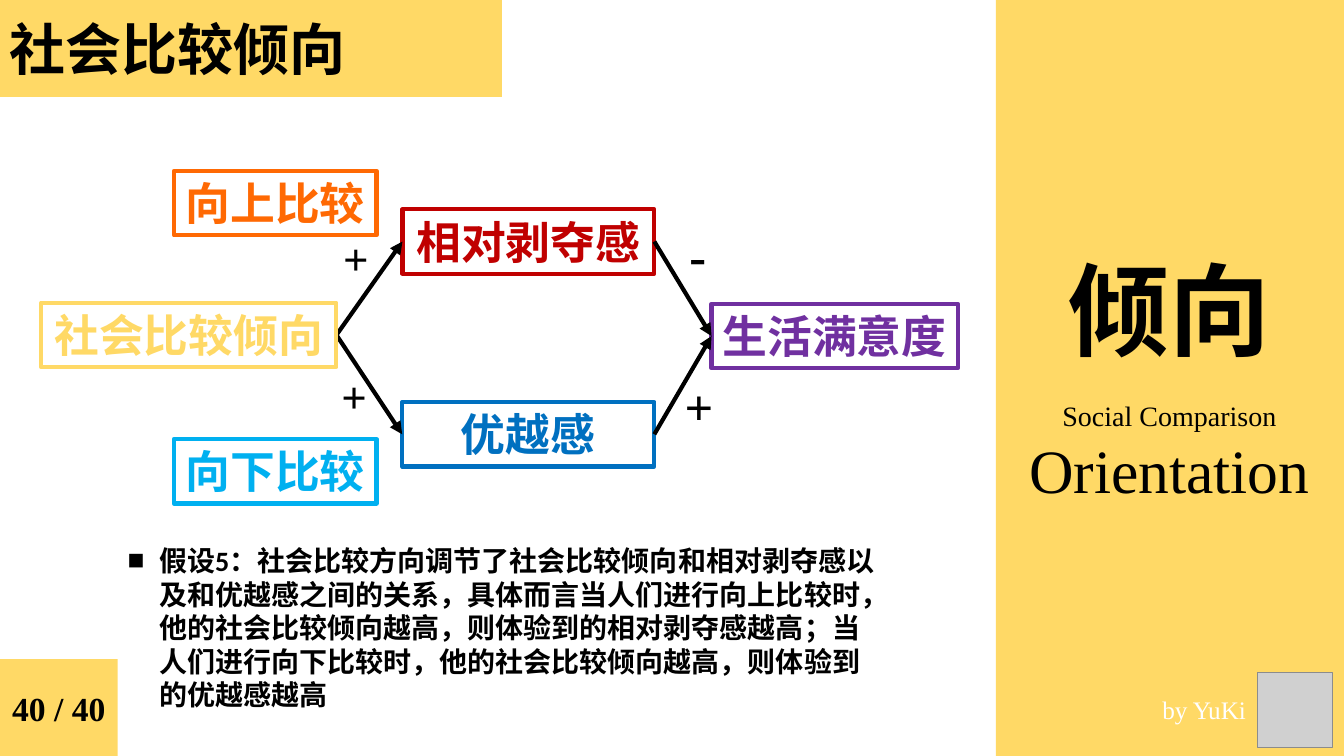
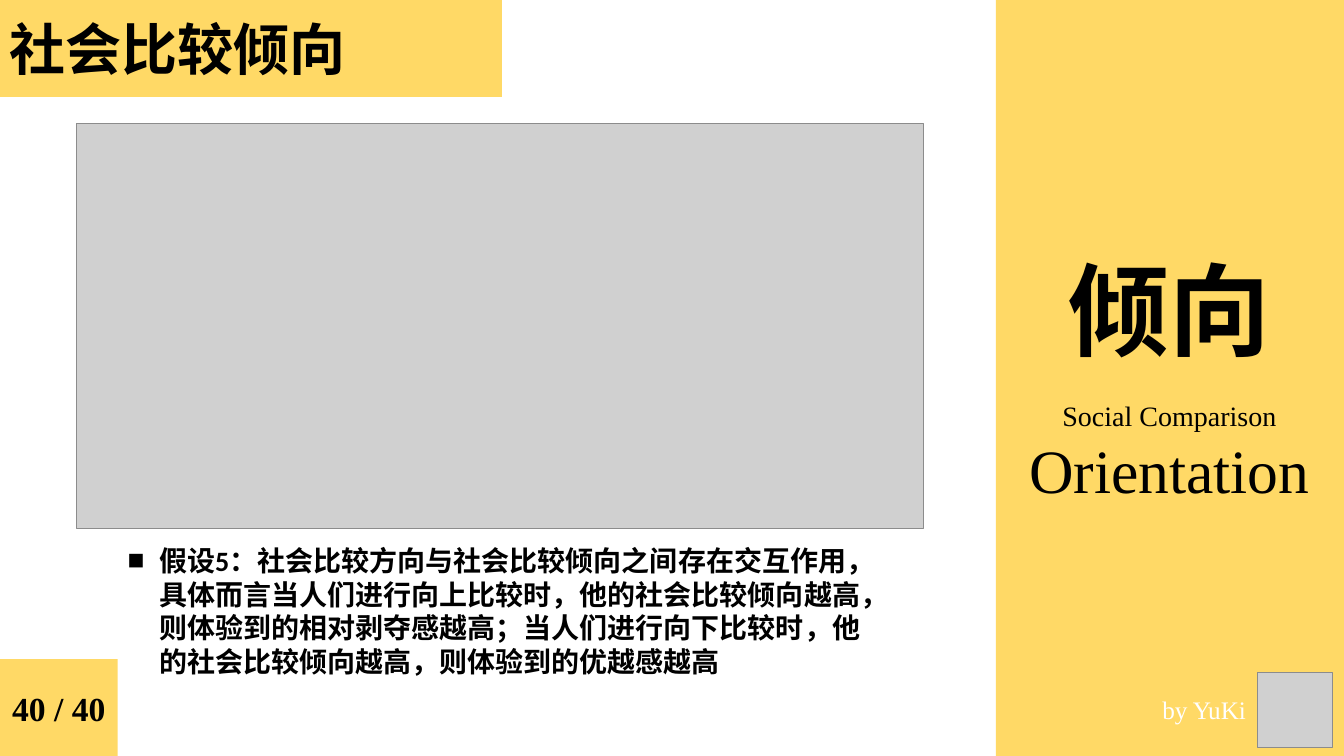
Before and after one commit to sinnyuki/SCO, a slide deck: slide 9 of 6_Reports/6_3_Midterm_Report/Midterm_Report.pptx. Drawn at 1344x756 pixels with LibreOffice and Linux fonts; fonts in the diff are those of the drawing; grey boxes stand for pictures. Boxes give left, top, right and bottom in pixels: in the first picture for what was removed or moved away, otherwise in the second. Text is boxed around its words. In the diff, an @@ line names an element or a change of style, - is before the commit and + after.

```diff
--- a/6_Reports/6_3_Midterm_Report/Midterm_Report.pptx
+++ b/6_Reports/6_3_Midterm_Report/Midterm_Report.pptx
@@ picture added at box(76, 124, 924, 528) @@
@@ group removed at box(41, 171, 958, 504): 6 rectangles, 4 arrows, 4 texts @@
-向下比较
-优越感
-生活满意度
-+
-+
-向上比较
-相对剥夺感
-+
--
-社会比较倾向
@@ text at box(159, 547, 888, 676): text changed @@
-■ 假设5：社会比较方向调节了社会比较倾向和相对剥夺感以及和优越感之间的关系，具体而言当人们进行向上比较时，他的社会比较倾向越高，则体验到的相对剥夺感越高；当人们进行向下比较时，他的社会比较倾向越高，则体验到的优越感越高
+■ 假设5：社会比较方向与社会比较倾向之间存在交互作用，具体而言当人们进行向上比较时，他的社会比较倾向越高，则体验到的相对剥夺感越高；当人们进行向下比较时，他的社会比较倾向越高，则体验到的优越感越高
```
Also in this commit, not shown: 4 other slides changed, 15 slides added, 2 slides removed, 33 other files.
